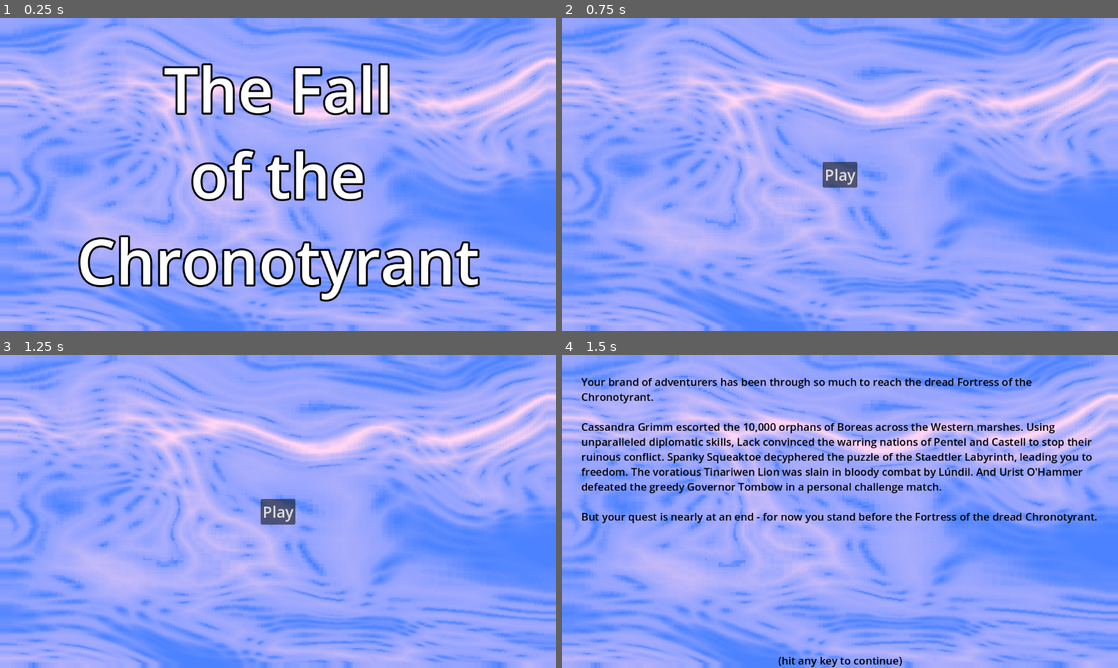
Above: before the commit, frames 1-4 (two rows, left to right).
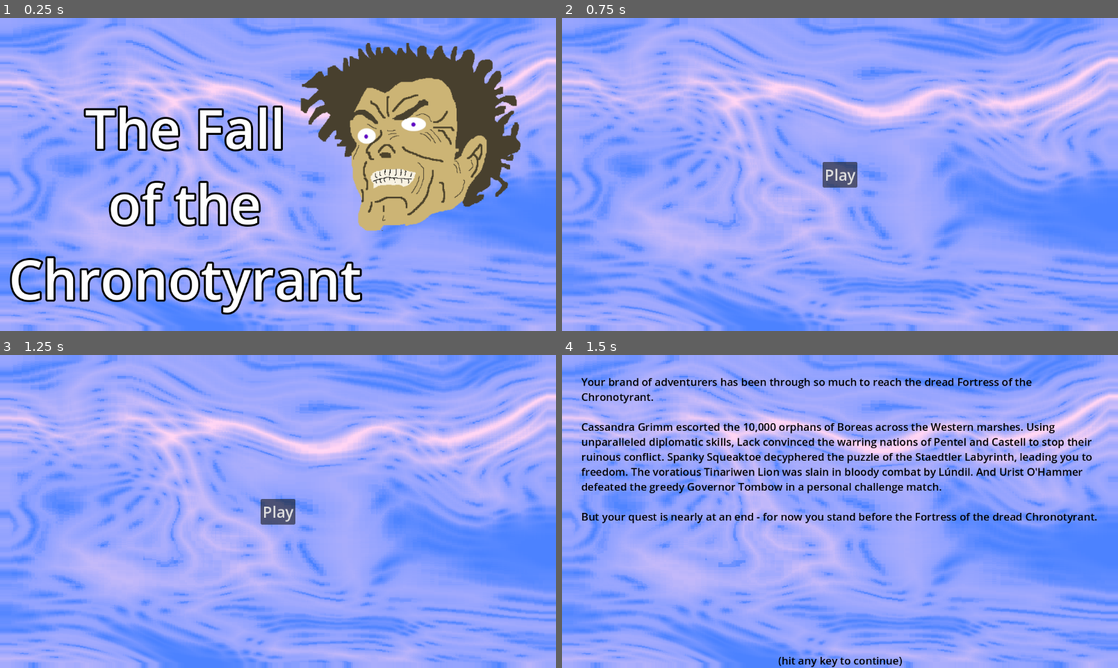
Above: after the commit, the same moments.

Repository: Habidakus/wild-jam-78-erase
Game: Godot game, scene res://Scenes/main.tscn
Same seed, same stepped clock (60 frames per second), same inputs: the game is played once before the commit and once after it. The engine's default icon, where the game draws it, is replaced by a stand-in: a white triangle on a blue panel in a dark square.
Inputs (mouse positions are in pixels of both pictures, inside the frame that each line leads up to):
- Up to frame 1 (0.25 s): no input
- Up to frame 2 (0.75 s): tap Enter at 0.5 s; move the mouse to (962, 158) at 0.52 s; click (962, 158) at 0.67 s
- Up to frame 3 (1.25 s): no input
- Up to frame 4 (1.5 s): click "Play" at 1.25 s

The runs differ from the first frame. In frame 1, 34% of the frame differs, in the area x 1-94%, y 8-95%; in frame 2, nothing differs; in frame 3, nothing differs; in frame 4, nothing differs.

Commit message:
Better splash page

Diff:
--- a/Scenes/main.tscn
+++ b/Scenes/main.tscn
@@ -161,7 +161,7 @@
 shader_parameter/noiseY = SubResource("NoiseTexture2D_yjbvs")
 
 [sub_resource type="LabelSettings" id="LabelSettings_68cc5"]
-font_size = 128
+font_size = 112
 outline_size = 16
 outline_color = Color(0.00184107, 0.00184107, 0.00184107, 1)
 
@@ -197,7 +197,6 @@
 initial_state = NodePath("Splash")
 
 [node name="Splash" type="Control" parent="OverStateMachine" node_paths=PackedStringArray("next_state")]
-visible = false
 layout_mode = 3
 anchors_preset = 15
 anchor_right = 1.0
@@ -224,10 +223,10 @@
 anchor_top = 0.5
 anchor_right = 0.5
 anchor_bottom = 0.5
-offset_left = -20.0
-offset_top = -11.5
-offset_right = 20.0
-offset_bottom = 11.5
+offset_left = -558.0
+offset_top = -173.0
+offset_right = 173.0
+offset_bottom = 292.0
 grow_horizontal = 2
 grow_vertical = 2
 text = "The Fall
@@ -235,6 +234,11 @@
 Chronotyrant"
 label_settings = SubResource("LabelSettings_68cc5")
 horizontal_alignment = 1
+
+[node name="Sprite2D" type="Sprite2D" parent="OverStateMachine/Splash"]
+position = Vector2(843, 263)
+scale = Vector2(1.132, 1.132)
+texture = ExtResource("12_dih5f")
 
 [node name="Menu" type="Control" parent="OverStateMachine"]
 visible = false
@@ -475,6 +479,7 @@
 script = ExtResource("9_8hvbj")
 
 [node name="BossBattle" type="Control" parent="OverStateMachine/Game/GameStateMachine"]
+visible = false
 layout_mode = 3
 anchors_preset = 15
 anchor_right = 1.0
